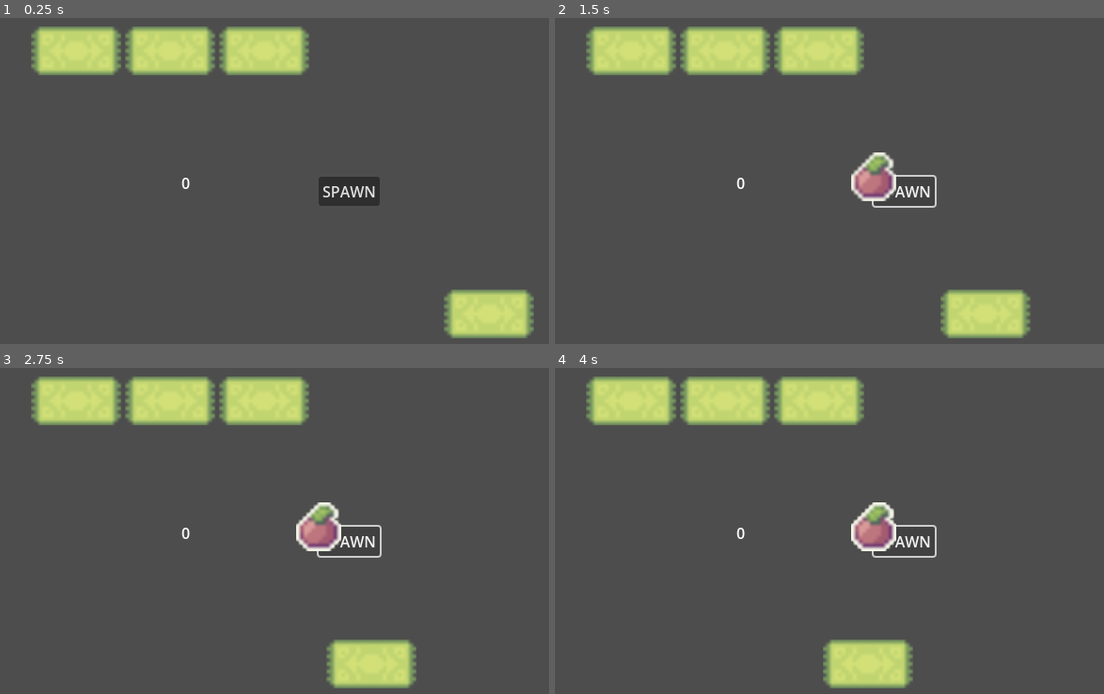
Above: before the commit, frames 1-4 (two rows, left to right).
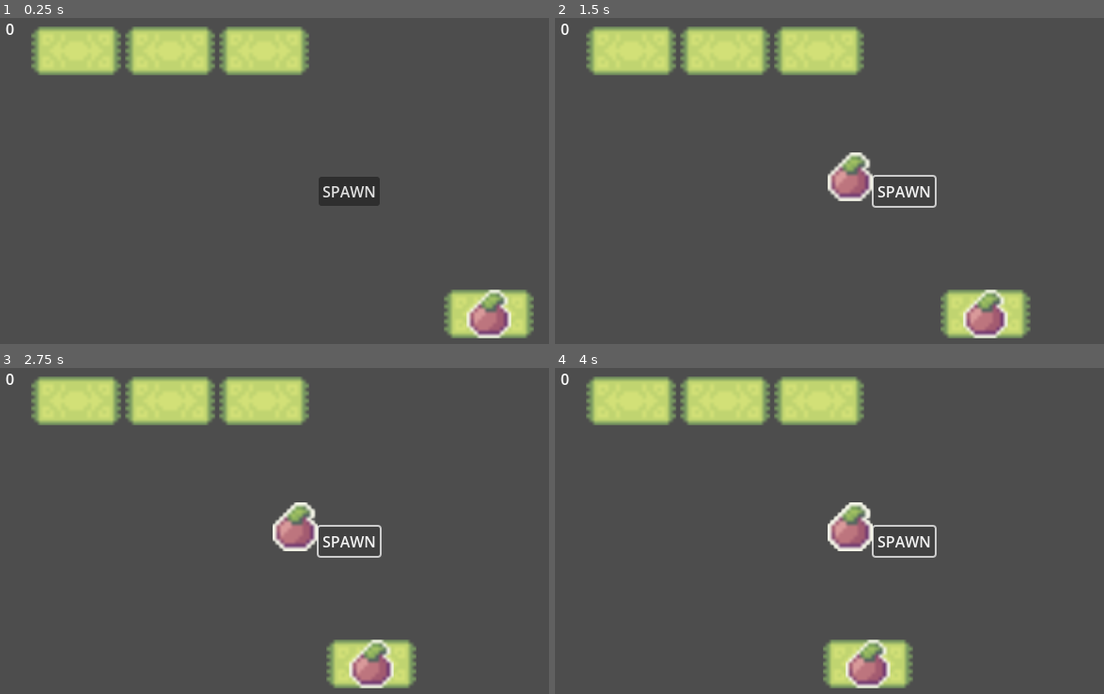
Above: after the commit, the same moments.

Repository: andrewcrisp/shelfsortinggame
Game: Godot game, scene res://scenes/level.tscn
Same seed, same stepped clock (60 frames per second), same inputs: the game is played once before the commit and once after it.
Inputs (mouse positions are in pixels of both pictures, inside the frame that each line leads up to):
- Up to frame 1 (0.25 s): no input
- Up to frame 2 (1.5 s): click "SPAWN" at 0.5 s; click "SPAWN" at 1.25 s
- Up to frame 3 (2.75 s): click "SPAWN" at 2 s
- Up to frame 4 (4 s): move the mouse to (873, 527) at 2.77 s; click (873, 527) at 2.85 s; click (873, 527) at 3.6 s

The runs differ from the first frame. In frame 1, 1.0% of the frame differs, in the area x 1-94%, y 1-99%; in frame 2, 2.6%; in frame 3, 2.6%; in frame 4, 2.6%, in the area x 1-63%, y 1-99%.

Commit message:
separate item_spawner and spawn on empty conveyor spots

Diff:
--- /dev/null
+++ b/scenes/item_spawner.tscn
@@ -0,0 +1,6 @@
+[gd_scene load_steps=2 format=3 uid="uid://cvjhx3ftchjyy"]
+
+[ext_resource type="Script" uid="uid://crn68i10e35wb" path="res://scripts/spawner.gd" id="1_cu1q2"]
+
+[node name="item_spawner" type="Node2D"]
+script = ExtResource("1_cu1q2")
--- a/scenes/level.tscn
+++ b/scenes/level.tscn
@@ -1,10 +1,11 @@
-[gd_scene load_steps=6 format=3 uid="uid://botafqrb248p7"]
+[gd_scene load_steps=7 format=3 uid="uid://botafqrb248p7"]
 
 [ext_resource type="Script" uid="uid://bw0xa6hnbpimj" path="res://scripts/level.gd" id="1_mx8sn"]
 [ext_resource type="PackedScene" uid="uid://bd1b7yuh7jh1n" path="res://scenes/shelf.tscn" id="2_ppgk2"]
 [ext_resource type="PackedScene" uid="uid://duxdyd7lkrwli" path="res://scenes/spawn_button.tscn" id="4_klq6b"]
 [ext_resource type="PackedScene" uid="uid://cfwvj4m5wtga" path="res://scenes/score.tscn" id="5_2r41h"]
 [ext_resource type="PackedScene" uid="uid://b5rb3vco0eqhs" path="res://scenes/conveyor.tscn" id="5_ppgk2"]
+[ext_resource type="PackedScene" uid="uid://cvjhx3ftchjyy" path="res://scenes/item_spawner.tscn" id="6_2r41h"]
 
 [node name="Level" type="Node2D"]
 script = ExtResource("1_mx8sn")
@@ -19,7 +20,14 @@
 position = Vector2(50, 330)
 
 [node name="Score" parent="." instance=ExtResource("5_2r41h")]
-offset_left = 212.0
-offset_top = 179.0
-offset_right = 212.0
-offset_bottom = 179.0
+anchors_preset = 0
+anchor_right = 0.0
+anchor_bottom = 0.0
+offset_left = 25.0
+offset_top = 15.0
+offset_right = 25.0
+offset_bottom = 15.0
+grow_horizontal = 1
+grow_vertical = 1
+
+[node name="item_spawner" parent="." instance=ExtResource("6_2r41h")]
--- /dev/null
+++ b/scenes/spawn_button.gd
@@ -0,0 +1,10 @@
+extends Button
+
+var spawner
+
+func _ready() -> void:
+	spawner = get_tree().get_root().get_node("Level").get_node("item_spawner")
+
+func _on_pressed() -> void:
+	var item = spawner.SpawnNewItem()
+	item.position = global_position - Vector2(25, 0)
--- a/scenes/spawn_button.tscn
+++ b/scenes/spawn_button.tscn
@@ -1,6 +1,6 @@
 [gd_scene load_steps=2 format=3 uid="uid://duxdyd7lkrwli"]
 
-[ext_resource type="PackedScene" uid="uid://cvjhx3ftchjyy" path="res://scenes/spawner.tscn" id="2_7snjs"]
+[ext_resource type="Script" uid="uid://wx4w5n85nf6t" path="res://scenes/spawn_button.gd" id="1_ghwsi"]
 
 [node name="Spawn_button" type="Node2D"]
 
@@ -8,8 +8,7 @@
 offset_right = 8.0
 offset_bottom = 8.0
 text = "SPAWN"
-
-[node name="spawner" parent="Button" instance=ExtResource("2_7snjs")]
+script = ExtResource("1_ghwsi")
 
 [connection signal="ready" from="." to="." method="_on_ready"]
-[connection signal="pressed" from="Button" to="Button/spawner" method="_on_button_pressed"]
+[connection signal="pressed" from="Button" to="Button" method="_on_pressed"]
--- a/scenes/spawner.tscn
+++ /dev/null
@@ -1,6 +0,0 @@
-[gd_scene load_steps=2 format=3 uid="uid://cvjhx3ftchjyy"]
-
-[ext_resource type="Script" uid="uid://crn68i10e35wb" path="res://scripts/spawner.gd" id="1_ik2nu"]
-
-[node name="spawner" type="Node2D"]
-script = ExtResource("1_ik2nu")
--- a/scripts/conveyor.gd
+++ b/scripts/conveyor.gd
@@ -5,6 +5,7 @@
 var maxSpots: int = 3
 var spots: Array
 var spawner = null
+var item_spawner
 
 func _process(delta: float) -> void:
 	$Path2D/PathFollow2D.h_offset += 50 * delta
@@ -17,9 +18,9 @@
 	spot = preload("res://scenes/spot.tscn")
 	var curve:Curve2D = $Path2D.curve
 	$spawner.position = curve.get_point_position(0)
-	print("Spawner global position " + str($spawner.global_position))
 	$despawner.position = curve.get_point_position(1)
-	print("Despawner global position " + str($despawner.global_position))
+	item_spawner = get_tree().get_root().get_node("Level").get_node("item_spawner")
+
 
 func SpawnSpot():
 	var newspot = spot.instantiate()
@@ -32,6 +33,9 @@
 	spots.append(newspot)
 
 func _on_despawner_entered(area: Area2D):
-	area.get_parent().global_position = $spawner.global_position
-	if area.get_parent().heldItem == null:
-		pass
+	var spot = area.get_parent()
+	spot.global_position = $spawner.global_position
+	if spot.heldItem == null:
+		var item = item_spawner.SpawnNewItem()
+		item.position = spot.global_position
+		spot.hold_item(item)
--- a/scripts/sortable.gd
+++ b/scripts/sortable.gd
@@ -3,13 +3,9 @@
 var level
 var isFollowingMouse = false
 var grabable = false
-var target = Vector2.ZERO
-var speed = 5
-var velocity
-#var hoveringArea
+var lastArea = null
 var lastHoveredArea = null
 var currentArea = null
-var lastArea = null
 
 func _ready() -> void:
 	level = get_tree().get_root().get_node("Level")
--- a/scripts/spawner.gd
+++ b/scripts/spawner.gd
@@ -5,11 +5,11 @@
 var scenes = []
 
 func _on_button_pressed() -> void:
-	SpawnnewItem()
+	SpawnNewItem()
 
-func SpawnnewItem():
+func SpawnNewItem():
 	var newItem = item.instantiate()
-	newItem.position = global_position
+	#newItem.position = global_position
 	newItem.scale = Vector2(4,4)
 	get_tree().get_root().get_node("Level").add_child(newItem)
 	return newItem
--- a/scripts/spot.gd
+++ b/scripts/spot.gd
@@ -16,6 +16,7 @@
 
 func hold_item(item):
 	heldItem = item
+	item.get_node("sortable").lastArea = $Area2D
 	item_placed.emit($".")
 
 func remove_item():
Not shown, added: scenes/spawn_button.gd.uid
